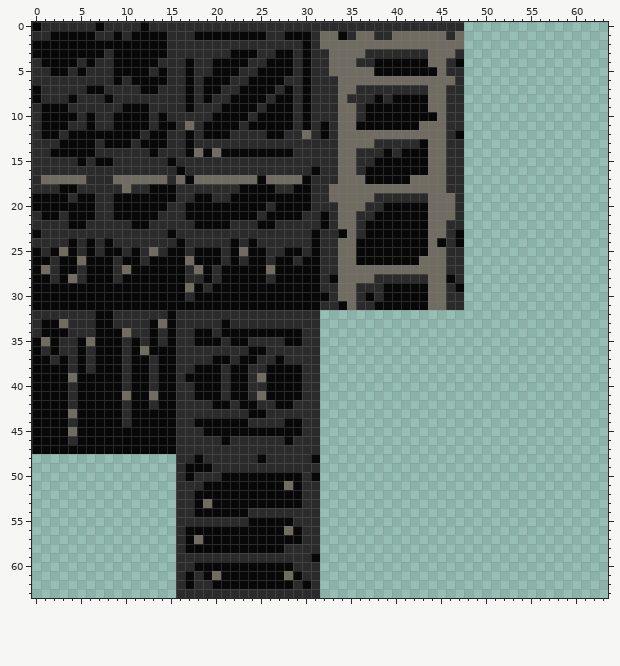
Two versions of one pixel-art sprite, assets/world/ground.png. This is how it looked before the edit.
The file is 64x64 pixels.
Now the later version:
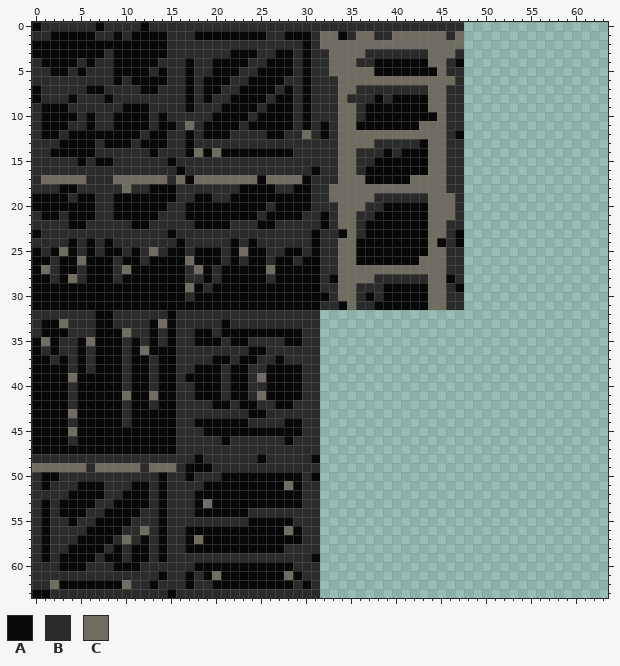
Palette (. is transparent): A #080809  B #2a2b2a  C #706c61
Change:
y 48: x 0..15 ................ -> BBBBBBBBBBBBBBBB
y 49: x 0..15 ................ -> CCCCCCBCCCCCBCCC
y 50: x 0..15 ................ -> BAABBBBBBBBBBBAB
y 51: x 0..15 ................ -> BABBBAAABBBAABAB
y 52: x 0..15 ................ -> BBBBAAAABBAAABAB
y 53: x 0..15 ................ -> BABAAAABBAAAABAB
y 54: x 0..15 ................ -> BABAAABBAAAABBAB
y 55: x 0..15 ................ -> BABBABBAAAABBBAB
y 56: x 0..15 ................ -> BABBBBAAAABBCBAB
y 57: x 0..15 ................ -> BABBBAAAABCBABAB
y 58: x 0..15 ................ -> BABBAAAABABAABAB
y 59: x 0..15 ................ -> BABAAAABAABAABAB
y 60: x 0..15 ................ -> BBBAAABBBAAABBBB
y 61: x 0..15 ................ -> BBBBBBBBBBBBBBAB
y 62: x 0..15 ................ -> BBCAAAAAAACBBABB
y 63: x 0..15 ................ -> AABBBBBBBBBBBBBA
Pixel boxes of the changes (left, top, right, bottom) in both pictures:
added: (32, 454, 176, 598)
